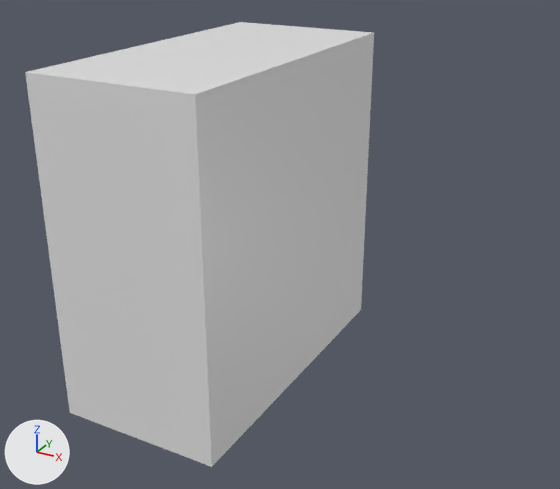
Renders of the glTF model models/6.gltf from each side of a commit.
Both versions are drawn from a camera (50 mm lens) standing at (0.96, -1.868, 0.876) and looking at (-0.044, -0.043, -0.037). Every picture has the same lights, and +X, +Y and +Z are marked at lower left. The older version comes first. Vertices at exactly the same position are counted once.
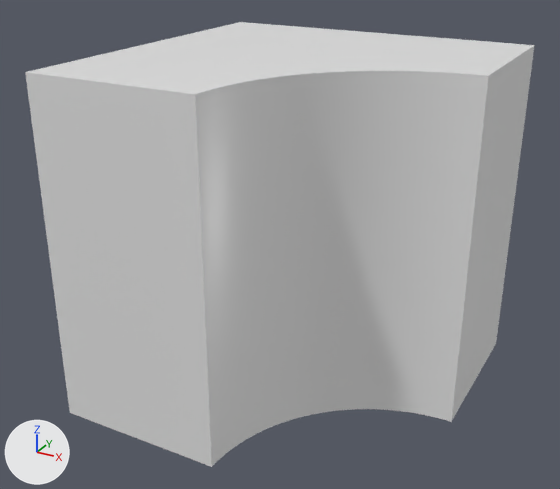
Edits to the scene script, one JSON object a line:
```json
{"block": "me_mesh_0", "where": "# used by ob_mesh_0; location = (0.0, 0.0, 0.0)"}
{"op": "remove", "block": "me_mesh_0", "code": "me_mesh_0.from_pydata(...)  # 8 vertices, 12 faces; spans x -0.5..0.0, y -0.5..0.5, z -0.5..0.5"}
{"op": "add", "block": "me_mesh_0", "code": "me_mesh_0.from_pydata(...)  # 73 vertices, 142 faces; spans x -0.5..0.5, y -0.5..0.5, z -0.5..0.5"}
{"block": "me_mesh_0", "change": "me_mesh_0 part 1"}
{"block": "me_mesh_0", "change": "2 vertices are removed from x 0.0, y 0.5, z -0.5..0.5"}
{"block": "me_mesh_0", "change": "10 faces are deleted"}
{"block": "me_mesh_0", "change": "35 vertices are added at x 0.0..0.5, y -0.478..0.5, z -0.5..0.5"}
{"block": "me_mesh_0", "change": "32 new vertices lie (0.0, 0.0, 1.0) away from vertices in x 0.0..0.5, y -0.478..0.5, z -0.5"}
{"block": "me_mesh_0", "change": "140 new faces join them"}
```

Boxes [x1, y1, x2, y2] around the edits, measured in the pictures (560 x 489 px):
```json
{"object": "Mesh_0", "change": "reshaped", "before": [25, 22, 374, 467], "after": [25, 22, 535, 467], "on screen": "46% wider"}
{"part": 1, "of": "me_mesh_0", "change": "built on", "before": [202, 32, 374, 460], "after": [202, 32, 535, 460]}
```
